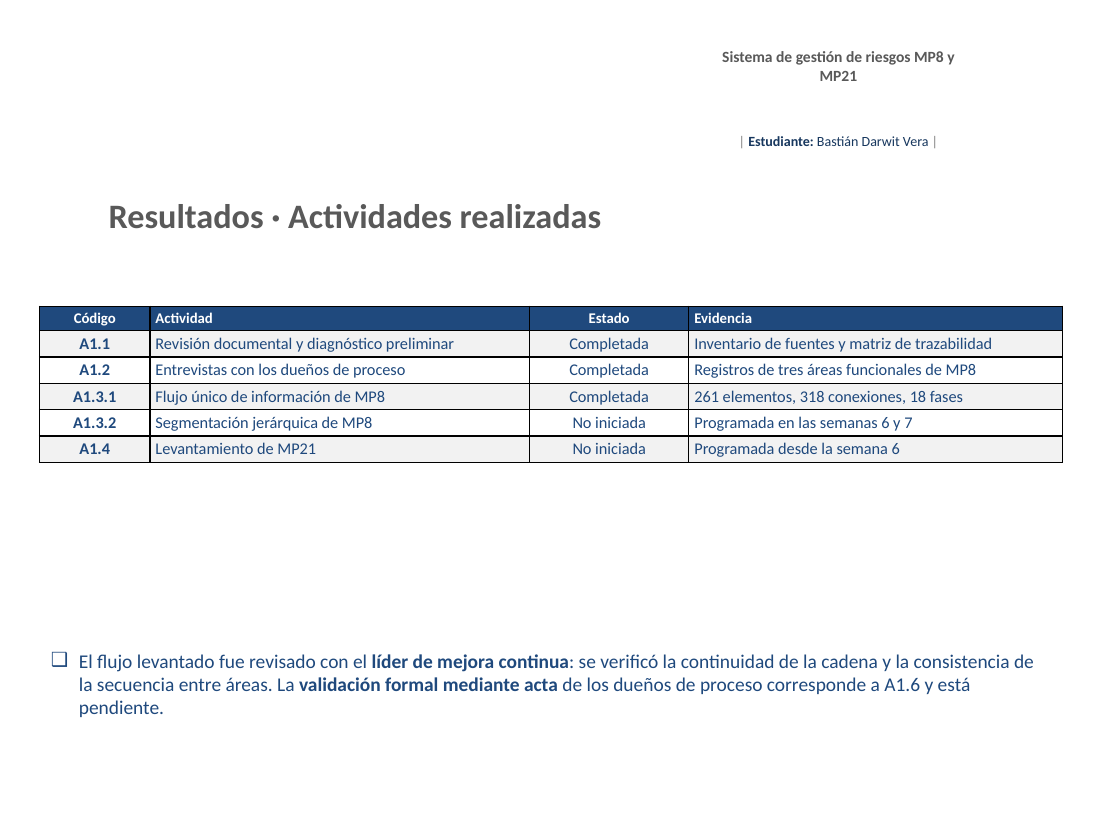
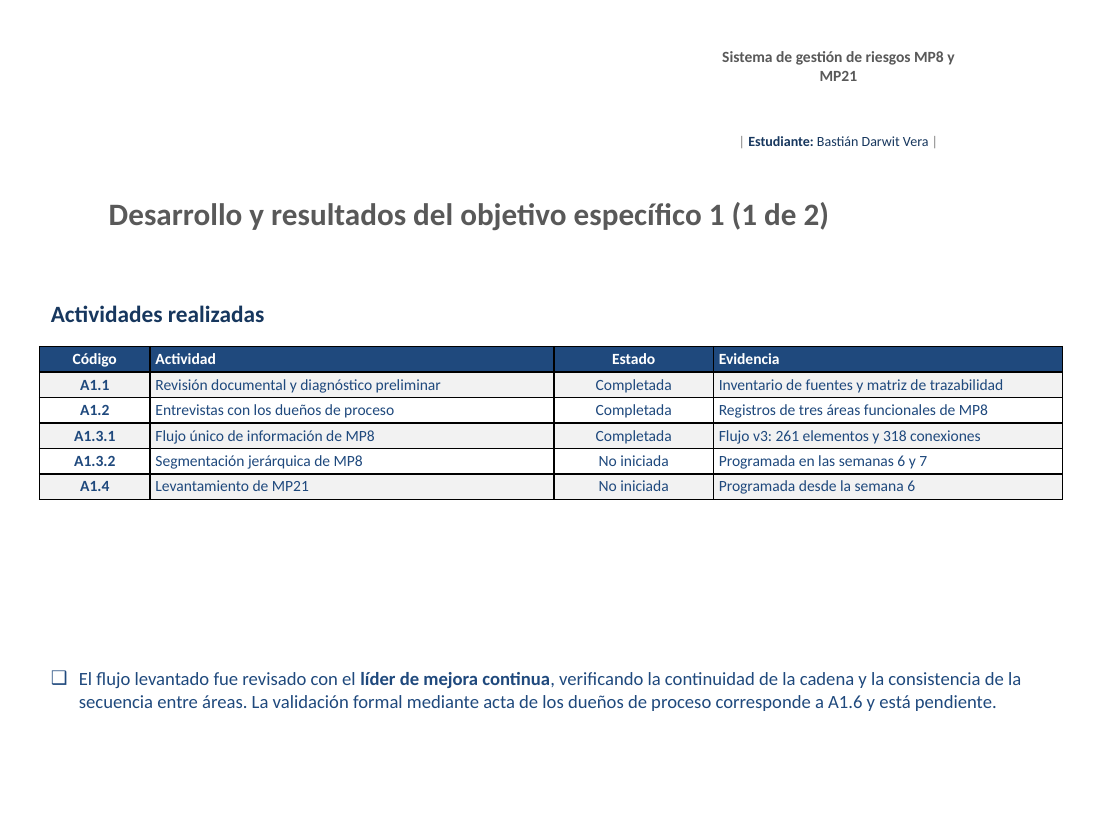
Before and after one commit to BastianDarwit/AFE, a slide deck: slide 8 of Avance_1_TFG_Bastian_Darwit_v1.pptx (slide 9 before the commit). Drawn at 1120x840 pixels with LibreOffice and Linux fonts; fonts in the diff are those of the drawing; background and template pictures are left out. Boxes give left, top, right and bottom in pixels: in the first picture for what was removed or moved away, otherwise in the second. Text is boxed around its words. In the diff, an @@ line names an element or a change of style, - is before the commit and + after.

```diff
--- a/Avance_1_TFG_Bastian_Darwit_v1.pptx
+++ b/Avance_1_TFG_Bastian_Darwit_v1.pptx
@@ text at [109, 202, 829, 230]: text changed; size 22 to 20 pt @@
-Resultados · Actividades realizadas
+Desarrollo y resultados del objetivo específico 1 (1 de 2)
@@ text added at [51, 305, 264, 322], 15 pt, text #17375E, bold @@
+Actividades realizadas
@@ table at [39, 346, 1062, 640] @@
-row 4, column 4: 261 elementos, 318 conexiones, 18 fases
+row 4, column 4: Flujo v3: 261 elementos y 318 conexiones
@@ size 9.5 to 10 pt in "Código", "Actividad", "Estado", "Evidencia" @@
@@ size 10.5 to 10 pt in "A1.1", "Revisión documental y diagnóstico preliminar", "Completada", "Inventario de fuentes y matriz de trazabilidad" and 15 more places @@
@@ table: place and size @@
-table at [39, 306, 1062, 624]
+table at [39, 346, 1062, 640]
@@ text at [79, 672, 1021, 711]: text changed; size 12.5 to 12 pt @@
-❑ El flujo levantado fue revisado con el líder de mejora continua: se verificó la continuidad de la cadena y la consistencia de la secuencia entre áreas. La validación formal mediante acta de los dueños de proceso corresponde a A1.6 y está pendiente.
+❑ El flujo levantado fue revisado con el líder de mejora continua, verificando la continuidad de la cadena y la consistencia de la secuencia entre áreas. La validación formal mediante acta de los dueños de proceso corresponde a A1.6 y está pendiente.
```
Also in this commit, not shown: 7 other slides changed, 6 slides removed, 1 other file.
